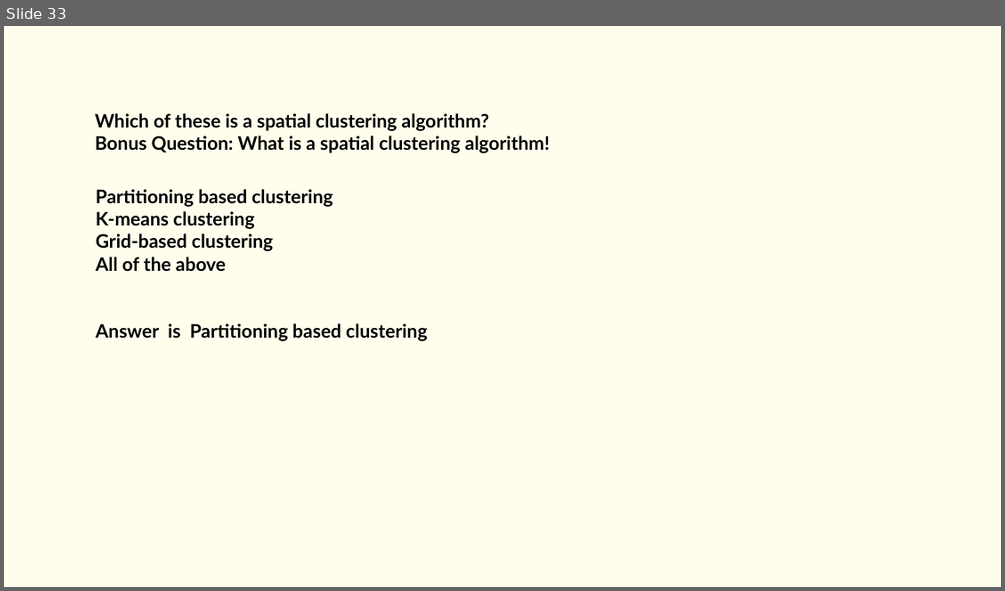
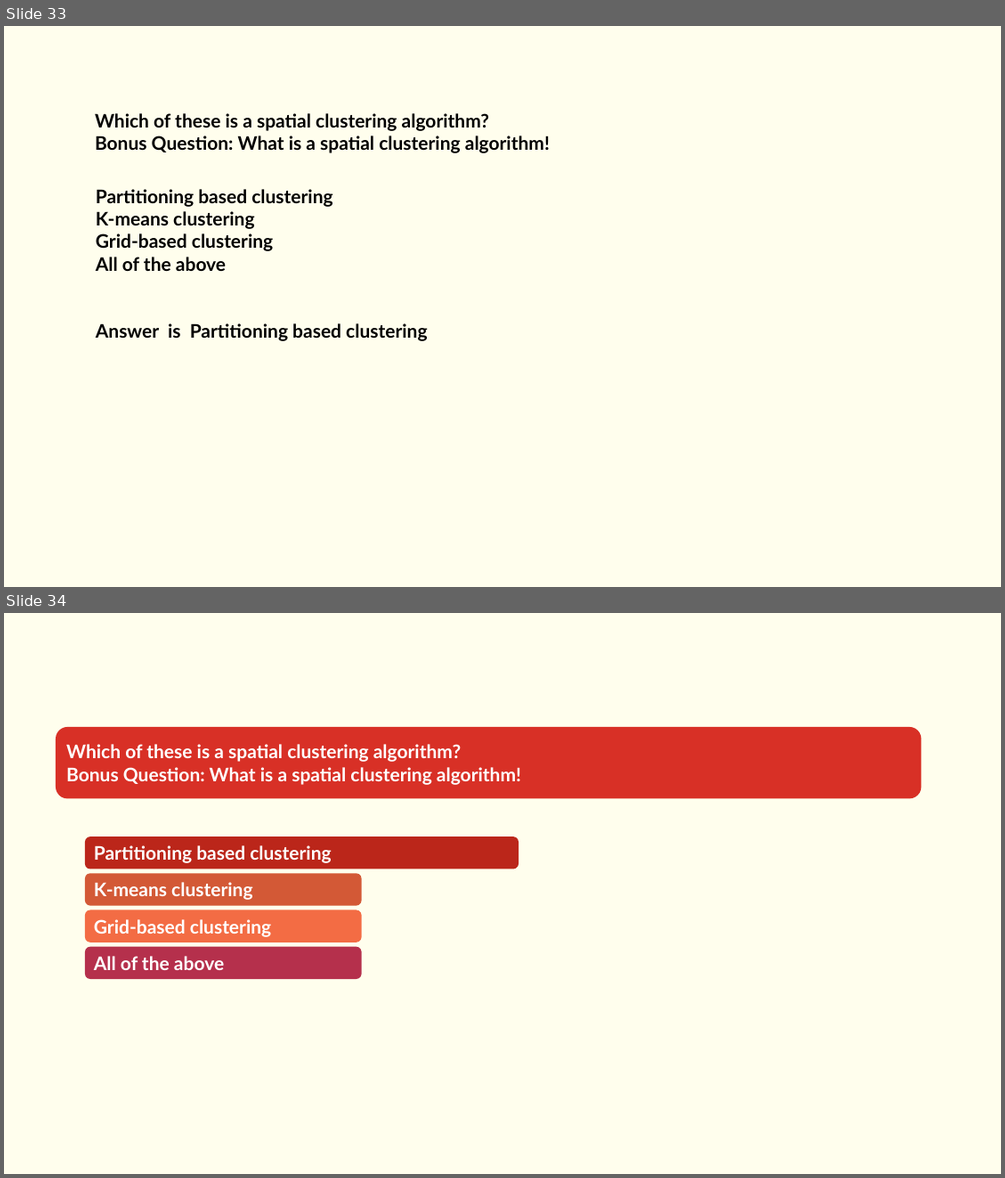
Before and after one commit to Saira55/Machine-Learning-Multiple-Choice-Questions, a slide deck: Machine Learning Quiz Question.pptx. Shown one above the other, each under a label of ours: slide 33 before the commit, slides 33 and 34 after it. The pictures are 1005x591 and 1005x1178 pixels, drawn with LibreOffice and Linux fonts; fonts in the diff are those of the drawing. Boxes give left, top, right and bottom in pixels: in the first picture for what was removed or moved away, otherwise in the second. Text is boxed around its words. In the diff, an @@ line names an element or a change of style, - is before the commit and + after.

```diff
--- a/Machine Learning Quiz Question.pptx
+++ b/Machine Learning Quiz Question.pptx
@@ slide 34 added at box(4, 613, 1001, 1174), background #FFFEED @@
@@ rounded rectangle added at box(56, 727, 922, 798), fill #D83026, 18 pt, text #FFFFFF, bold @@
+Which of these is a spatial clustering algorithm?
+Bonus Question: What is a spatial clustering algorithm!
@@ rounded rectangle added at box(85, 836, 518, 868), fill #BB261A, 18 pt, text #FFFFFF, bold @@
+Partitioning based clustering
@@ rounded rectangle added at box(85, 873, 362, 906), fill #D35936, 18 pt, text #FFFFFF, bold @@
+K-means clustering
@@ rounded rectangle added at box(85, 910, 362, 942), fill #F36C44, 18 pt, text #FFFFFF, bold @@
+Grid-based clustering
@@ rounded rectangle added at box(85, 947, 362, 979), fill #B5304C, 18 pt, text #FFFFFF, bold @@
+All of the above
```
Also in this commit, not shown: 1 slide changed.
